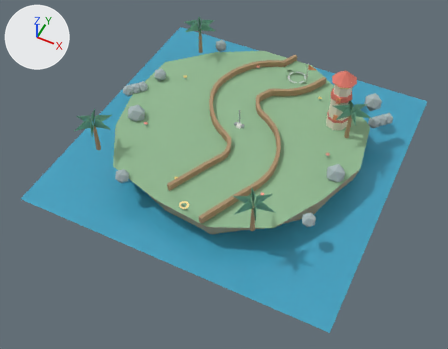
A saved change to the glTF model ui/3d/minigolf/course-12.glb.
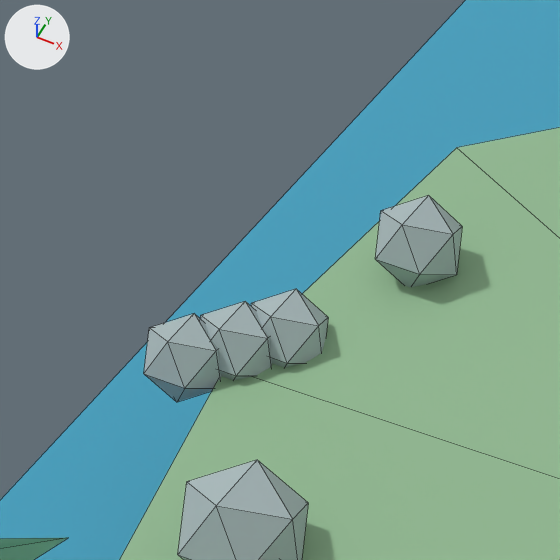
The first picture shows the older version from a 50 mm lens placed at (7.36, -16.05, 16.89), pointed at (0.25, -1.84, -0.88). The close-ups show the older and then the newer version on the part from 23% to 40% of the width and 12% to 34% of the height of that picture. Only the edits that show in the close-ups are written down. The lights are fixed; the arrows at upper left show +X, +Y and +Z. The close-ups show mesh edges as thin lines. Where no turn or scale is listed for an object, it has been applied to the vertices.

The first close-up shows 'faceted-rock.088', 'faceted-rock.089', 'island-turf-edge.011', 'palm-frond.145', 'shore-rock.030', 'shore-rock.031', 'shore-rock.032', 'water-plane.011'.
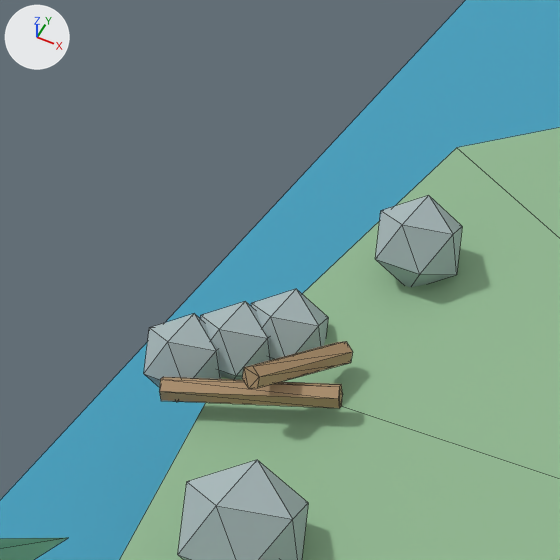
Location of each change, (x1, y1, x2, y2) in pixels of the close-ups (560 x 560 px):
'deco-driftwood.020', added (brown): after (159, 377, 343, 408)
'deco-driftwood.021', added (brown): after (242, 341, 353, 389)

The change, as a list of edits to the scene's bpy script:
```text
Add me_deco_driftwood_mesh_021:
    me_deco_driftwood_mesh_021.from_pydata([(-0.097, -0.349, 0.058), (-0.152, -0.321, 0.091), (-0.146, -0.298, 0.156), (-0.084, -0.303, 0.189), (-0.029, -0.331, 0.156), (-0.035, -0.354, 0.091), (0.084, 0.303, -0.189), (0.029, 0.331, -0.156), (0.035, 0.354, -0.091), (0.097, 0.349, -0.058), (0.152, 0.321, -0.091), (0.146, 0.298, -0.156)], [], [(0, 5, 4), (4, 3, 2), (2, 1, 0), (4, 2, 0), (11, 6, 7), (7, 8, 9), (9, 10, 11), (7, 9, 11), (0, 1, 7), (0, 7, 6), (1, 2, 8), (1, 8, 7), (2, 3, 9), (2, 9, 8), (3, 4, 10), (3, 10, 9), (4, 5, 11), (4, 11, 10), (5, 0, 6), (5, 6, 11)])
    me_deco_driftwood_mesh_021.materials.append(mat_minigolf_wood_coast)  # brown #af906c
Add me_deco_driftwood_mesh_020:
    me_deco_driftwood_mesh_020.from_pydata([(-0.461, -0.195, -0.07), (-0.484, -0.139, -0.035), (-0.484, -0.139, 0.035), (-0.461, -0.195, 0.07), (-0.437, -0.251, 0.035), (-0.437, -0.251, -0.035), (0.461, 0.195, -0.07), (0.437, 0.251, -0.035), (0.437, 0.251, 0.035), (0.461, 0.195, 0.07), (0.484, 0.139, 0.035), (0.484, 0.139, -0.035)], [], [(0, 5, 4), (4, 3, 2), (2, 1, 0), (4, 2, 0), (11, 6, 7), (7, 8, 9), (9, 10, 11), (7, 9, 11), (0, 1, 7), (0, 7, 6), (1, 2, 8), (1, 8, 7), (2, 3, 9), (2, 9, 8), (3, 4, 10), (3, 10, 9), (4, 5, 11), (4, 11, 10), (5, 0, 6), (5, 6, 11)])
    me_deco_driftwood_mesh_020.materials.append(mat_minigolf_wood_coast)  # brown #af906c
Add ob_deco_driftwood_021:
    ob_deco_driftwood_021 = bpy.data.objects.new('deco-driftwood.021', me_deco_driftwood_mesh_021)
    ob_deco_driftwood_021.location = (-4.32, -0.05, 0.15)
Add ob_deco_driftwood_020:
    ob_deco_driftwood_020 = bpy.data.objects.new('deco-driftwood.020', me_deco_driftwood_mesh_020)
    ob_deco_driftwood_020.location = (-4.5, -0.27, 0.05)
```
